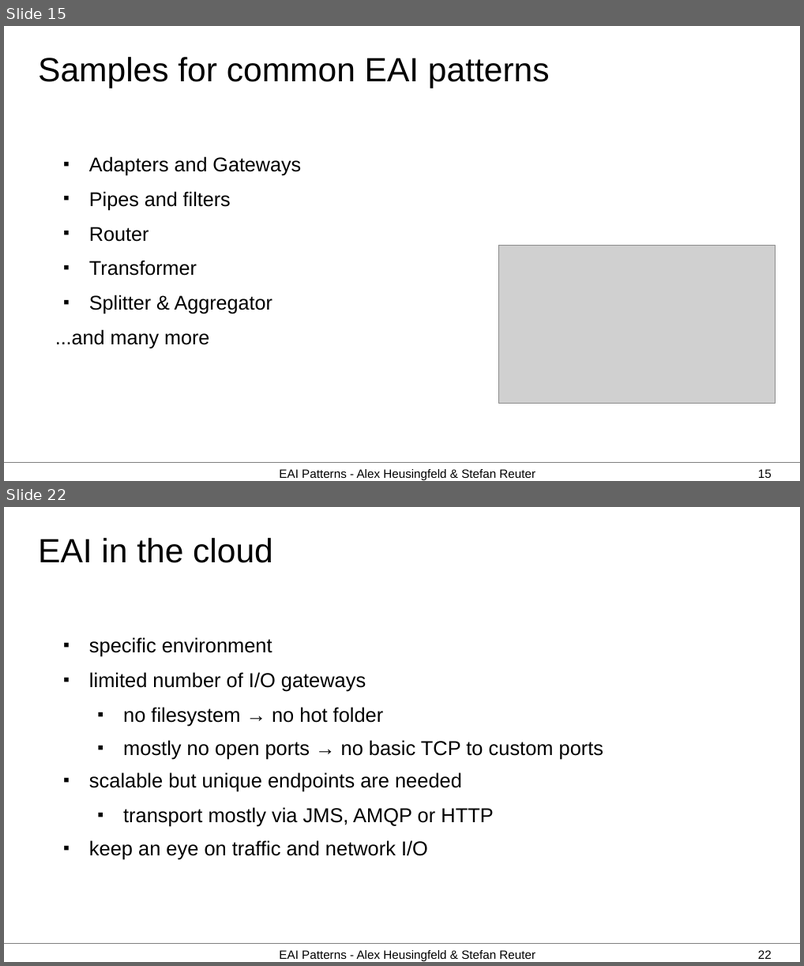
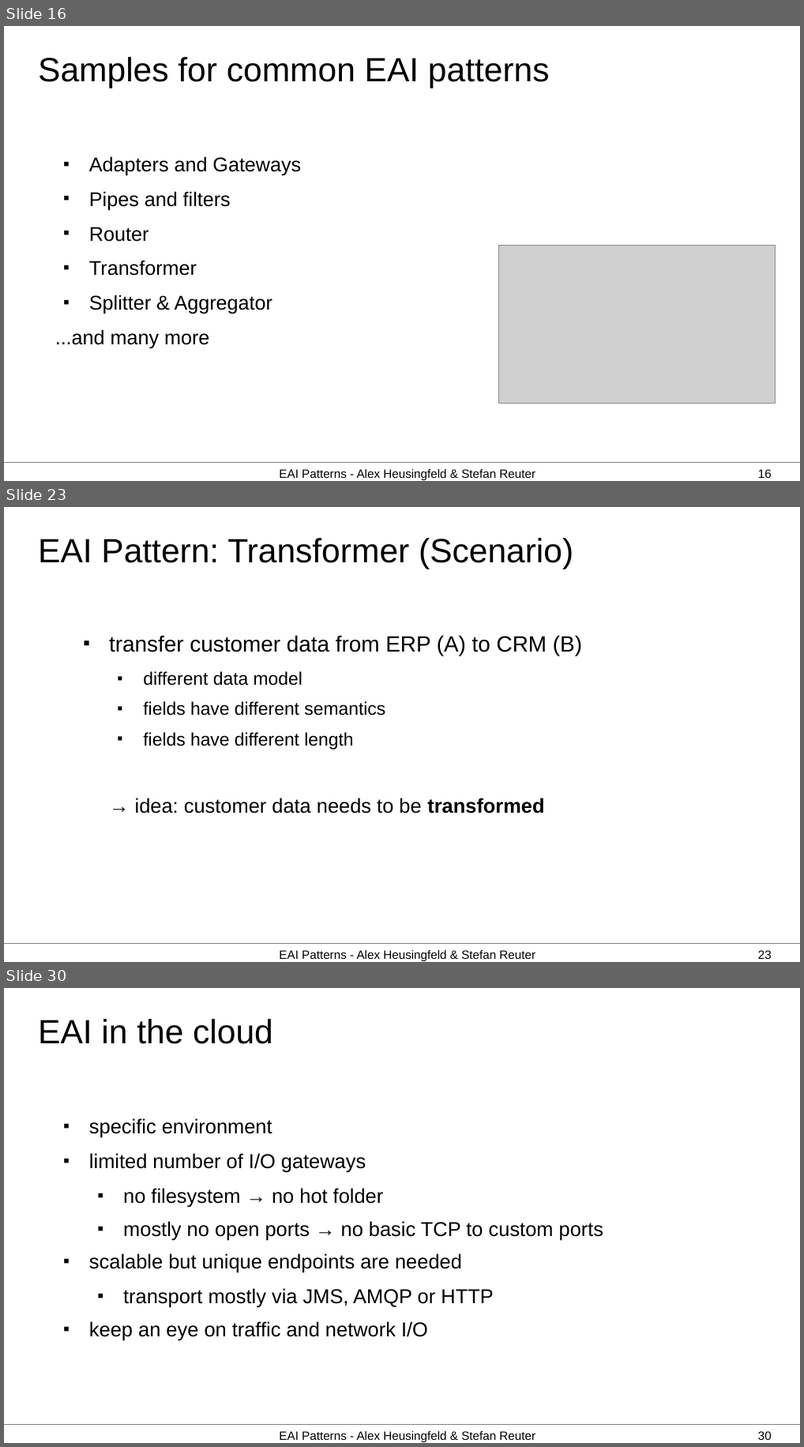
Before and after one commit to aheusingfeld/javaone2012, a slide deck: slides/eai-slides.odp. Shown one above the other, each under a label of ours: slides 15 and 22 before the commit, slides 16, 23 and 30 after it; the slides between them are not shown. The pictures are 804x966 and 804x1447 pixels, drawn with LibreOffice and Linux fonts; fonts in the diff are those of the drawing; grey boxes stand for pictures. Boxes give left, top, right and bottom in pixels: in the first picture for what was removed or moved away, otherwise in the second. Text is boxed around its words. In the diff, an @@ line names an element or a change of style, - is before the commit and + after.

```diff
--- a/slides/eai-slides.odp
+++ b/slides/eai-slides.odp
@@ slide 23 added at [4,507,800,962], background #FFFFFF; not listed: 1 template element that a slide beside it also shows @@
@@ title added at [38,538,574,569], 33.5 pt, text #000000 @@
+EAI Pattern: Transformer (Scenario)
@@ text added at [109,635,582,814], 18 pt, text #000000 @@
+■ transfer customer data from ERP (A) to CRM (B)
+  ■ different data model
+  ■ fields have different semantics
+  ■ fields have different length
+→ idea: customer data needs to be transformed
@@ text added at [279,950,536,961], 12 pt, text #000000 @@
+EAI Patterns - Alex Heusingfeld & Stefan Reuter
@@ page number added at [758,950,772,959], 12 pt, text #000000 @@
+23
@@ what was slide 15 is now slide 16 @@
@@ what was slide 22 is now slide 30 @@
@@ page number at [758,1431,772,1440]: text changed @@
-22
+30
```
Also in this commit, not shown: 9 slides changed, 7 other slides added.
